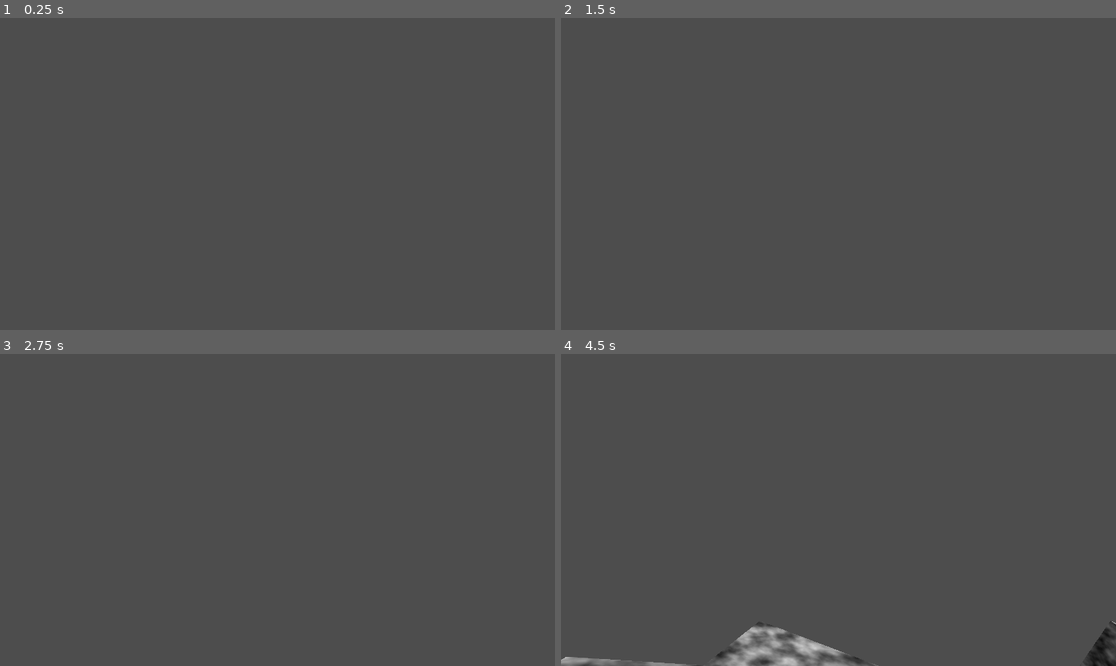
Above: before the commit, frames 1-4 (two rows, left to right).
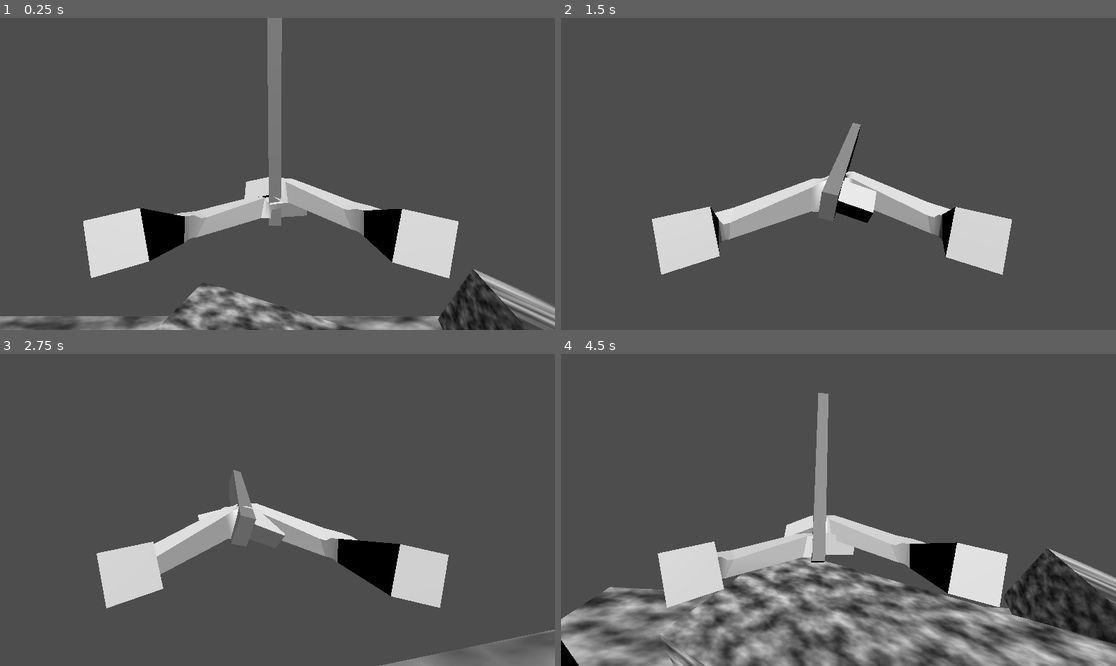
Above: after the commit, the same moments.

Repository: MoustachedMamba/Zarg
Game: Godot game, scene res://testscene.tscn
Two runs of this game, one before a commit and one after it. Both use one fixed random seed, a clock stepped at 60 frames per second and the inputs below.
Inputs (mouse positions are in pixels of both pictures, inside the frame that each line leads up to):
- Up to frame 1 (0.25 s): no input
- Up to frame 2 (1.5 s): move the mouse to (866, 174) at 0.52 s; press the mouse at (866, 174) at 0.53 s; hold W (Forward) from 0.53 s (still down); tap Space (Jump) at 0.77 s; right-click (866, 174) at 0.8 s; move the mouse to (810, 174) at 1.27 s; release the mouse at (810, 174) at 1.28 s; right-click (810, 174) at 1.35 s
- Up to frame 3 (2.75 s): keep holding W (Forward); tap Space (Jump) at 1.52 s; click (249, 510) at 1.55 s; move the mouse to (288, 503) at 2.02 s; press the mouse at (288, 503) at 2.03 s; right-click (288, 503) at 2.3 s
- Up to frame 4 (4.5 s): keep holding W (Forward); move the mouse to (832, 516) at 2.77 s; release the mouse at (832, 516) at 2.78 s; right-click (832, 516) at 2.85 s; tap Space (Jump) at 3.02, 3.77 s; click (832, 516) at 3.05 s; move the mouse to (877, 513) at 3.52 s; hold Ctrl (Crouch) 3.53-4.28 s; right-click (877, 513) at 3.8 s; move the mouse to (794, 506) at 4.27 s; tap Shift (Sprint) at 4.35 s

The runs differ from the first frame. In frame 1, 15% of the frame differs, in the area x 0-100%, y 0-100%; in frame 2, 8.5%; in frame 3, 8.9%; in frame 4, 27%, in the area x 0-100%, y 12-100%.

Commit message:
attacking
whaaaa

Diff:
--- /dev/null
+++ b/SkeletonIK3D_R.gd
@@ -0,0 +1,12 @@
+@tool
+extends SkeletonIK3D
+
+
+# Called when the node enters the scene tree for the first time.
+func _ready():
+	start()
+
+
+# Called every frame. 'delta' is the elapsed time since the previous frame.
+func _process(delta):
+	pass
--- a/char_ctrlr.gd
+++ b/char_ctrlr.gd
@@ -30,11 +30,19 @@
 var lean = 0
 var vert_offset = 0.0
 var start_pos
-
+var handpos
+var handtarget
+var default_handpos
+var attack_hold_dir = 0
+var attack_power = 0
+var state = "normal"
 func _ready():
 	start_pos = position
 	Input.set_mouse_mode(Input.MOUSE_MODE_CAPTURED)
 	stand_height = collider.shape.height
+	handtarget = $head/headbobcentre/hand_temp/Target
+	default_handpos = handtarget.position
+	handpos = default_handpos
 
 
 func _physics_process(delta):
@@ -81,6 +89,7 @@
 	headbob.position.y += vert_offset*1.6
 
 	headbob.rotation_degrees.x = vert_offset*9
+	handlehands(delta)
 
 
 func _input(event):
@@ -107,6 +116,28 @@
 	if event.is_action_released("Crouch"):
 		crouch_input = false
 		crouched = is_under_smth()
+	if event.is_action_pressed("AttackLeft"):
+		attack_hold_dir = 1
+		$WindupTimer.start()
+		state = "windup"
+	if event.is_action_pressed("AttackRight"):
+		attack_hold_dir = -1
+		$WindupTimer.start()
+		state = "windup"
+	if event.is_action_released("AttackLeft"):
+		attack_hold_dir = 0
+		attack_power = -1*(0.2+(($WindupTimer.wait_time - $WindupTimer.time_left)/$WindupTimer.wait_time)*0.8)
+		$AttackTimer.wait_time = attack_power
+		$AttackTimer.start()
+		$WindupTimer.stop()
+		state = "attacking"
+	if event.is_action_released("AttackRight"):
+		attack_hold_dir = 0
+		attack_power = (0.2+(($WindupTimer.wait_time - $WindupTimer.time_left)/$WindupTimer.wait_time)*0.8)
+		$AttackTimer.wait_time = attack_power
+		$AttackTimer.start()
+		$WindupTimer.stop()
+		state = "attacking"
 
 func get_crouch(delta : float, crouching = false):
 	var target_height : float = crouch_height if crouching else stand_height
@@ -139,3 +170,49 @@
 
 func die():
 	position = start_pos
+
+func handlehands(delta):
+	var target_rot = Quaternion(handtarget.basis.orthonormalized())
+	var current_rot = Quaternion(handtarget.basis.orthonormalized())
+	var centerbasis = $head/headbobcentre/hand_temp.basis.rotated(Vector3(0, 1, 0),PI).orthonormalized()
+	var rotspeed = 0.1
+	var progress = 0
+	if($head/headbobcentre/hand_temp/RayCast3D.is_colliding()):
+		handpos = $head/headbobcentre/hand_temp.to_local($head/headbobcentre/hand_temp/RayCast3D.get_collision_point())/2
+	else:
+		handpos = default_handpos
+	if state == "normal":
+		target_rot = Quaternion(centerbasis)
+		handtarget.position = lerp(handtarget.position, handpos,delta*4)
+		rotspeed = 0.03
+		progress = 1-$AttackTimer.time_left / $AttackTimer.wait_time
+	elif state == "windup":
+		handpos.x += (1 - $WindupTimer.time_left/$WindupTimer.wait_time) * attack_hold_dir * 3
+		handpos.z -= (1 - $WindupTimer.time_left/$WindupTimer.wait_time) * 0.5
+		target_rot = Quaternion(centerbasis.rotated(Vector3(0, 0, 1),-1*attack_hold_dir).orthonormalized())
+		handtarget.position = lerp(handtarget.position, handpos,delta*3)
+		rotspeed = 0.01
+		progress = 1-$WindupTimer.time_left/$WindupTimer.wait_time
+	elif state == "attacking":
+		handpos.x += attack_power*3
+		handpos.z -= abs(attack_power)
+		handtarget.position = lerp(handtarget.position, handpos,delta*10)
+		centerbasis = centerbasis.rotated(Vector3(0, 1, 0),PI/2*attack_power).orthonormalized()
+		centerbasis = centerbasis.rotated(Vector3(1, 0, 0),PI/2).orthonormalized()
+		target_rot = Quaternion(centerbasis.rotated(Vector3(0, 1, 0),attack_power*1).orthonormalized())
+		if (handtarget.position-handpos).length() < 0.01:
+			state = "recovery"
+			$AttackTimer.start()
+		rotspeed = 1
+		progress = 1-$AttackTimer.time_left / $AttackTimer.wait_time
+	elif state == "recovery":
+		handtarget.position = lerp(handtarget.position, handpos,delta*2)
+		if (handtarget.position-handpos).length() < 1:
+			state = "normal"
+		rotspeed = 0.01
+		progress = 1-$AttackTimer.time_left / $AttackTimer.wait_time
+	current_rot = current_rot.normalized()
+	target_rot = target_rot.normalized()
+	handtarget.basis = Basis(current_rot.slerp(target_rot,0.1))
+	#handtarget.basis = Basis(target_rot)
+	handtarget.transform = handtarget.transform.orthonormalized()
--- a/char_ctrlr.tscn
+++ b/char_ctrlr.tscn
@@ -1,6 +1,7 @@
-[gd_scene load_steps=6 format=3 uid="uid://blvmdr608af46"]
+[gd_scene load_steps=7 format=3 uid="uid://blvmdr608af46"]
 
 [ext_resource type="Script" path="res://char_ctrlr.gd" id="1_sdke7"]
+[ext_resource type="PackedScene" uid="uid://b65hke4ime1kl" path="res://hands.tscn" id="2_mhpgr"]
 
 [sub_resource type="CapsuleShape3D" id="CapsuleShape3D_glkw2"]
 
@@ -56,3 +57,16 @@
 [node name="headbobcentre" type="Node3D" parent="head"]
 
 [node name="Camera3D" type="Camera3D" parent="head/headbobcentre"]
+transform = Transform3D(1, 6.62991e-06, 0.000174325, -4.67023e-05, 0.972977, 0.230899, -0.000168084, -0.230899, 0.972978, -5.44629e-05, -5.24521e-06, 0.471554)
+
+[node name="hand_temp" parent="head/headbobcentre" instance=ExtResource("2_mhpgr")]
+transform = Transform3D(-0.301642, -1.67781e-10, -4.55257e-08, -8.02774e-11, 0.301642, 4.54747e-13, 4.5573e-08, -2.04636e-12, -0.301642, -0.0155325, -0.283951, 0.00164635)
+
+[node name="RayCast3D" type="RayCast3D" parent="head/headbobcentre/hand_temp"]
+transform = Transform3D(5.50677e-11, 4.37067e-08, 1, 1, -4.37094e-08, 2.33691e-10, 4.3714e-08, 1, -4.36994e-08, 0.00871846, 0.00876808, 0.01003)
+target_position = Vector3(0, 4, 0)
+
+[node name="WindupTimer" type="Timer" parent="."]
+one_shot = true
+
+[node name="AttackTimer" type="Timer" parent="."]
--- /dev/null
+++ b/hands.tscn
@@ -0,0 +1,48 @@
+[gd_scene load_steps=5 format=3 uid="uid://b65hke4ime1kl"]
+
+[ext_resource type="PackedScene" uid="uid://dqg6lpm4conkc" path="res://hand_temp.glb" id="1_0iwf5"]
+[ext_resource type="Script" path="res://SkeletonIK3D_R.gd" id="2_x7rq2"]
+
+[sub_resource type="BoxShape3D" id="BoxShape3D_0ujsv"]
+size = Vector3(0.5, 3, 0.5)
+
+[sub_resource type="BoxMesh" id="BoxMesh_8fhnm"]
+size = Vector3(0.25, 4, 0.5)
+
+[node name="hand_temp" instance=ExtResource("1_0iwf5")]
+
+[node name="SkeletonIK3D_R" type="SkeletonIK3D" parent="Armature_001/Skeleton3D" index="1"]
+process_priority = 1
+root_bone = &"arm1.R"
+tip_bone = &"arm3.R"
+target_node = NodePath("../../../Target/right")
+min_distance = 1.0
+script = ExtResource("2_x7rq2")
+
+[node name="SkeletonIK3D_L" type="SkeletonIK3D" parent="Armature_001/Skeleton3D" index="2"]
+process_priority = 1
+root_bone = &"arm1.L"
+tip_bone = &"arm3.L"
+target_node = NodePath("../../../Target/left")
+min_distance = 0.625
+script = ExtResource("2_x7rq2")
+
+[node name="Target" type="Node3D" parent="." index="1"]
+transform = Transform3D(1, 0, 0, 0, 1, 0, 0, 0, 1, 0, 0, 3)
+
+[node name="left" type="Node3D" parent="Target" index="0"]
+transform = Transform3D(0.129246, -0.991613, -6.02183e-09, 0.479411, 0.0624858, -0.875363, 0.868021, 0.113137, 0.483466, 0.122683, -0.844928, 0)
+
+[node name="right" type="Node3D" parent="Target" index="1"]
+transform = Transform3D(0.504708, 0.86329, 0, 0.429582, -0.251148, -0.867401, -0.748818, 0.437784, -0.49761, -0.121736, -0.460857, 0)
+
+[node name="Area3D" type="Area3D" parent="Target" index="2"]
+
+[node name="CollisionShape3D" type="CollisionShape3D" parent="Target/Area3D" index="0"]
+transform = Transform3D(1, 0, 0, 0, 1, 0, 0, 0, 1, 0.001, 1.3, 0)
+shape = SubResource("BoxShape3D_0ujsv")
+
+[node name="MeshInstance3D" type="MeshInstance3D" parent="Target/Area3D/CollisionShape3D" index="0"]
+transform = Transform3D(1, 0, 0, 0, 1, 0, 0, 0, 1, 0, -0.5, 0)
+mesh = SubResource("BoxMesh_8fhnm")
+skeleton = NodePath("../..")
--- a/project.godot
+++ b/project.godot
@@ -14,6 +14,10 @@
 run/main_scene="res://testscene.tscn"
 config/features=PackedStringArray("4.1", "Forward Plus")
 config/icon="res://icon.svg"
+
+[filesystem]
+
+import/fbx/enabled=false
 
 [input]
 
Binary file added: hand_temp.glb
Not shown, added: hand_temp.glb.import
Not shown, added: hand_temp.blend
Not shown, added: hand_temp.blend1
